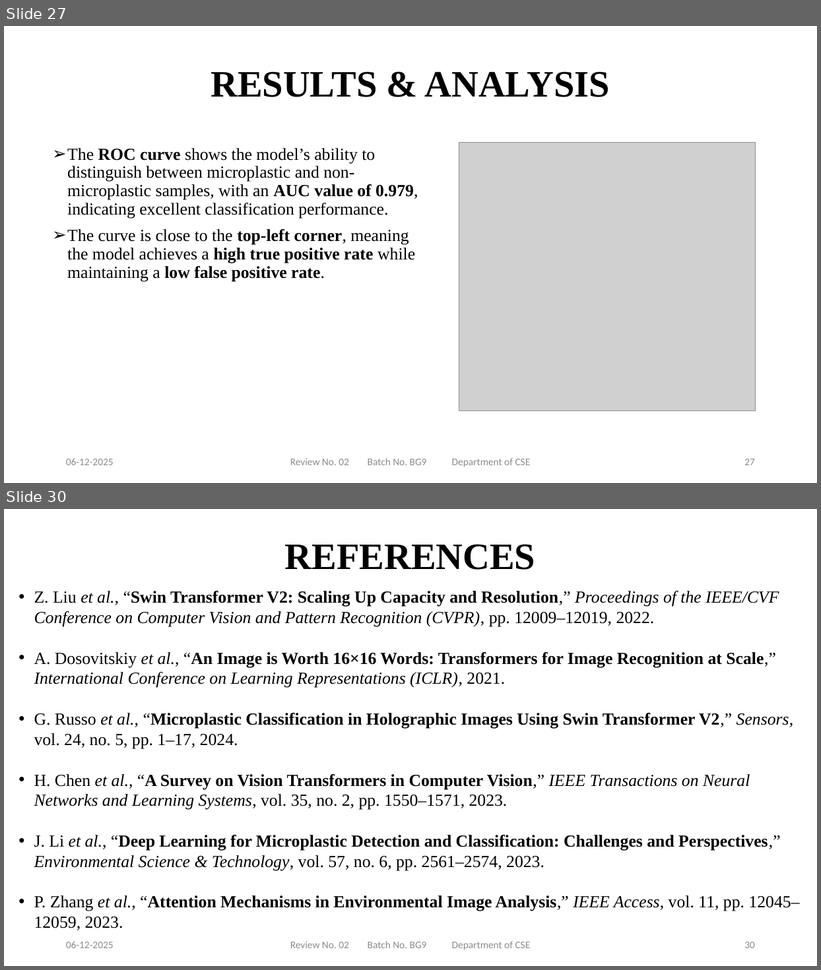
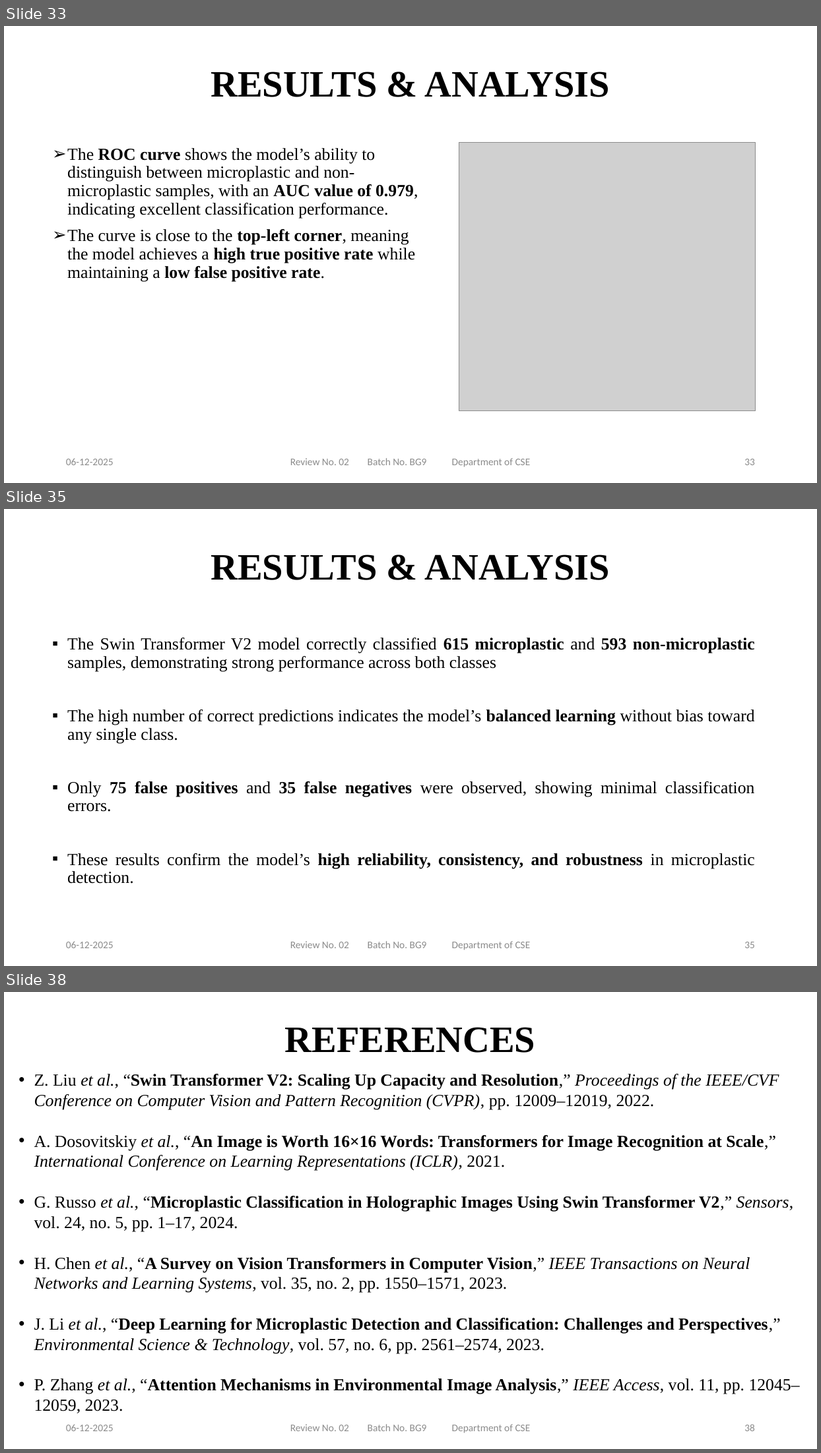
Before and after one commit to NEC-CSE-Projects-2022/BG9, a slide deck: Documents/BG9_PPT.pptx. Shown one above the other, each under a label of ours: slides 27 and 30 before the commit, slides 33, 35 and 38 after it; the slides between them are not shown. The pictures are 821x970 and 821x1453 pixels, drawn with LibreOffice and Linux fonts; fonts in the diff are those of the drawing; grey boxes stand for pictures; background and template pictures are left out. Boxes give left, top, right and bottom in pixels: in the first picture for what was removed or moved away, otherwise in the second. Text is boxed around its words. In the diff, an @@ line names an element or a change of style, - is before the commit and + after.

```diff
--- a/Documents/BG9_PPT.pptx
+++ b/Documents/BG9_PPT.pptx
@@ slide 35 added at [4,509,817,966], background #FFFFFF @@
@@ title added at [211,555,610,580], 44 pt, text #000000, bold @@
+RESULTS & ANALYSIS
@@ text added at [67,638,755,884], 20 pt, text #000000 @@
+▪ The Swin Transformer V2 model correctly classified 615 microplastic and 593 non-microplastic samples, demonstrating strong performance across both classes
+▪ The high number of correct predictions indicates the model’s balanced learning without bias toward any single class.
+▪ Only 75 false positives and 35 false negatives were observed, showing minimal classification errors.
+▪ These results confirm the model’s high reliability, consistency, and robustness in microplastic detection.
@@ text added at [66,941,114,949], 12 pt, text #8C8C8C @@
+06-12-2025
@@ text added at [290,941,531,951], 12 pt, text #8C8C8C @@
+Review No. 02 Batch No. BG9 Department of CSE
@@ page number added at [745,942,755,949], 12 pt, text #8C8C8C @@
+35
@@ what was slide 27 is now slide 33 @@
@@ page number at [745,459,755,466]: text changed @@
-27
+33
@@ what was slide 30 is now slide 38 @@
@@ page number at [745,1424,755,1432]: text changed @@
-30
+38
```
Also in this commit, not shown: 7 slides changed, 7 other slides added, 1 other file.
